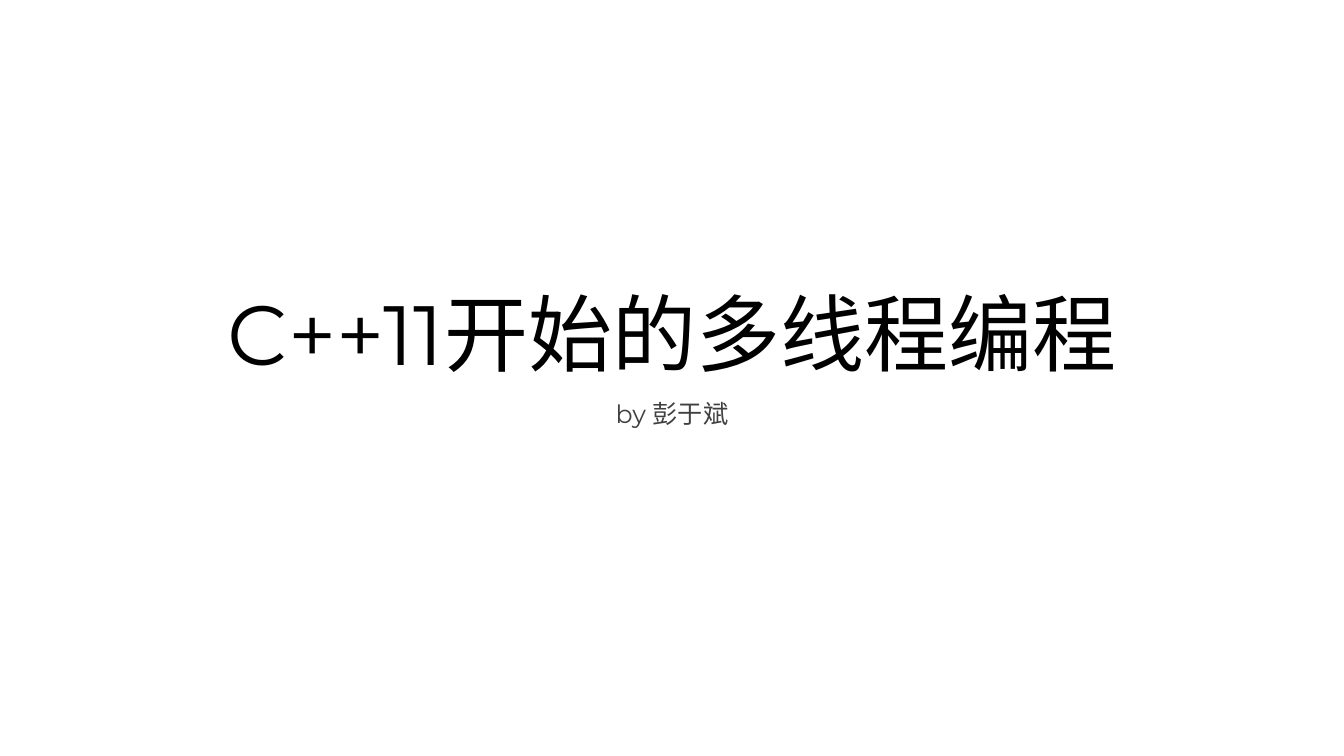
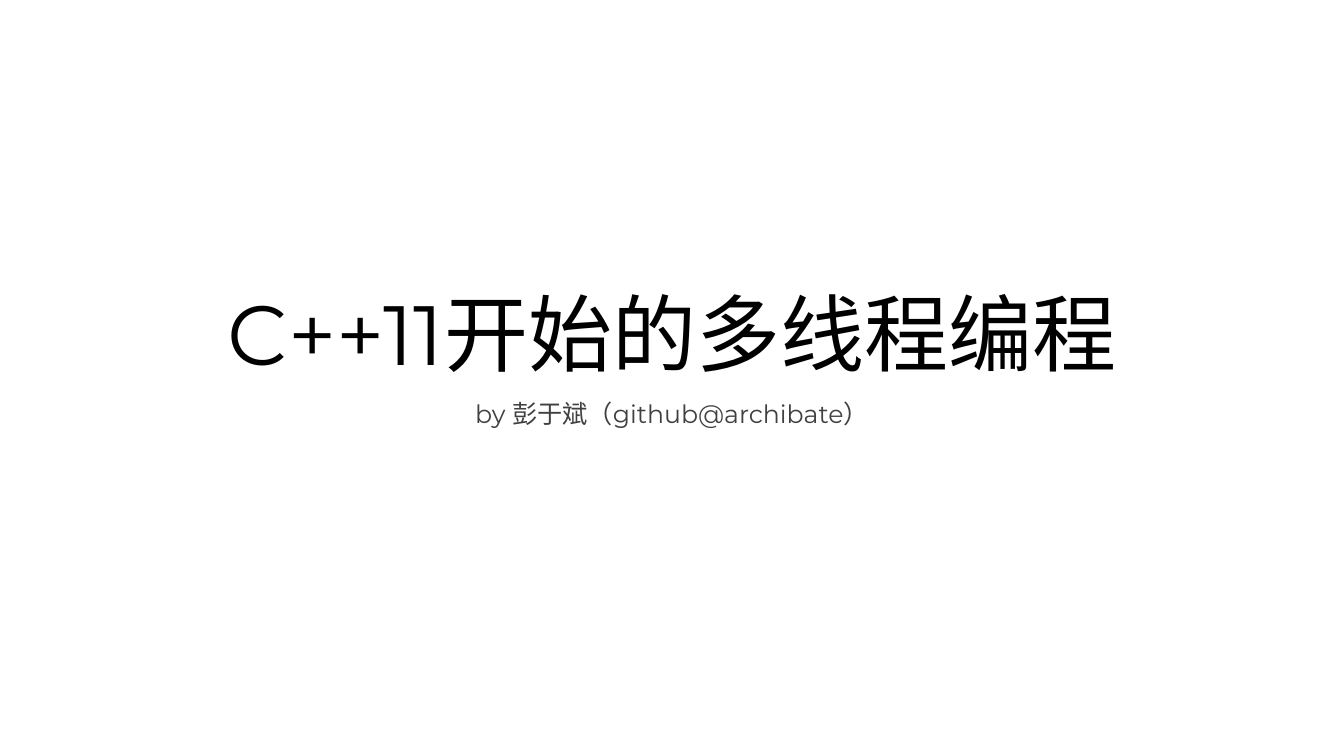
Before and after one commit to parallel101/course, a slide deck: slide 1 of 05/slides.pptx. Drawn at 1344x756 pixels with LibreOffice and Linux fonts; fonts in the diff are those of the drawing. Boxes give left, top, right and bottom in pixels: in the first picture for what was removed or moved away, otherwise in the second. Text is boxed around its words. In the diff, an @@ line names an element or a change of style, - is before the commit and + after.

```diff
--- a/05/slides.pptx
+++ b/05/slides.pptx
@@ subtitle at [475,401,869,428]: text changed @@
-by 彭于斌
+by 彭于斌（github@archibate）
```
Also in this commit, not shown: 3 other slides changed, 1 slide added, 18 other files.
